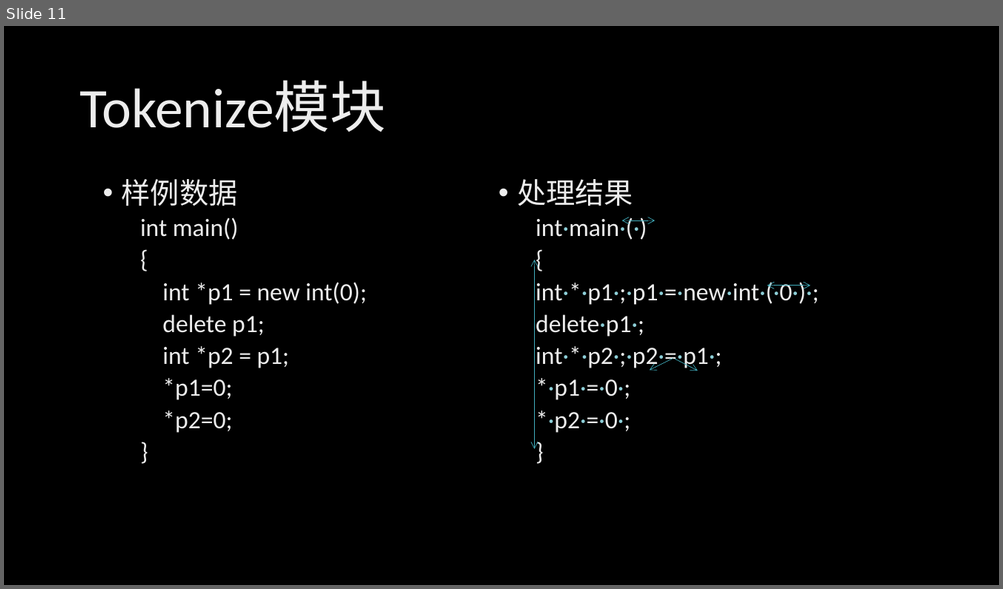
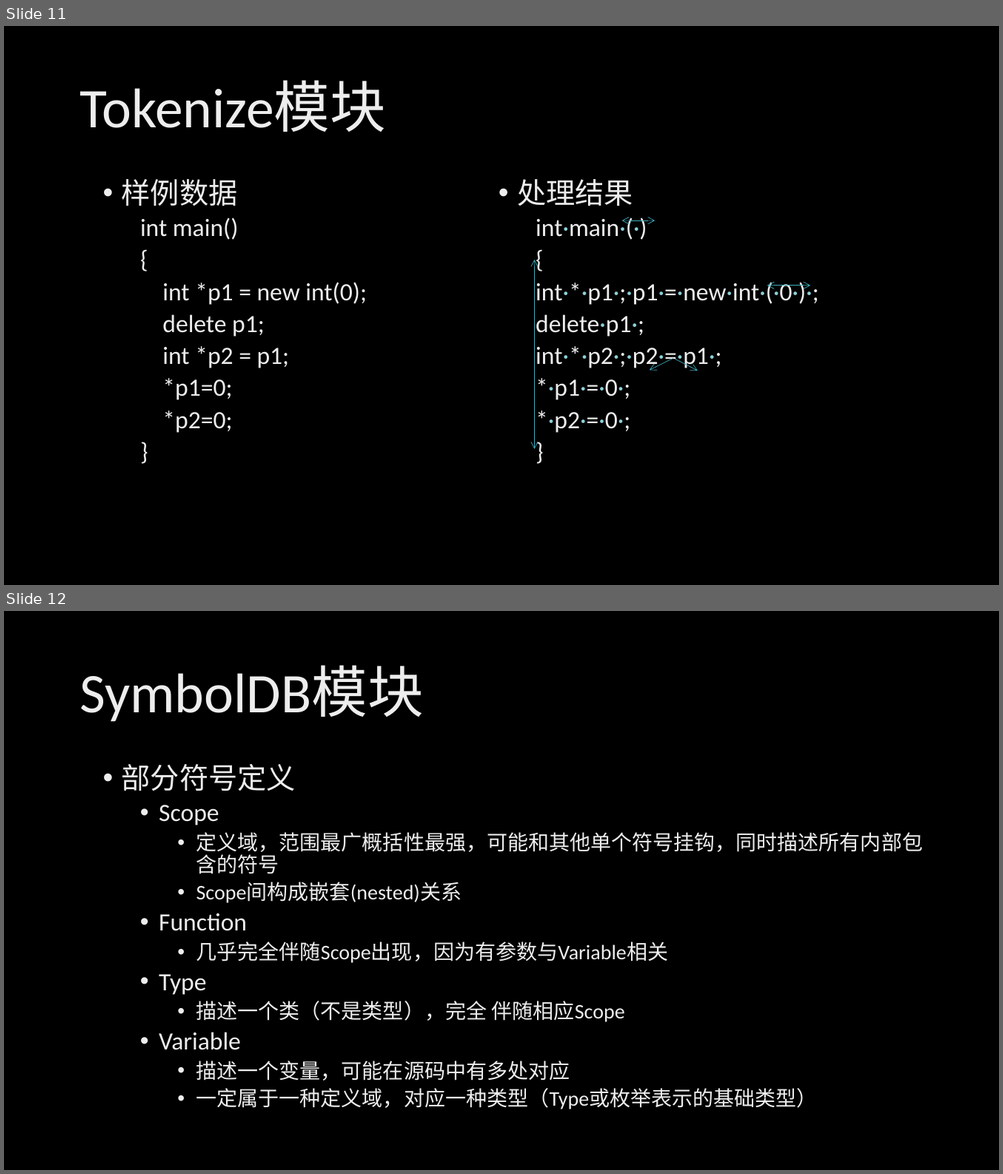
Before and after one commit to HSCppcheck/Cppcheck, a slide deck: 样例测试结果_2.pptx. Shown one above the other, each under a label of ours: slide 11 before the commit, slides 11 and 12 after it. The pictures are 1003x589 and 1003x1174 pixels, drawn with LibreOffice and Linux fonts; fonts in the diff are those of the drawing; background and template pictures are left out. Boxes give left, top, right and bottom in pixels: in the first picture for what was removed or moved away, otherwise in the second. Text is boxed around its words. In the diff, an @@ line names an element or a change of style, - is before the commit and + after.

```diff
--- a/样例测试结果_2.pptx
+++ b/样例测试结果_2.pptx
@@ slide 12 added at (4,611,999,1170), background picture (left out) @@
@@ title added at (79,667,423,722), 54 pt, text gradient #BFBFBF to #EDEDED to #FFFFFF @@
+SymbolDB模块
@@ text added at (122,764,923,1110), 20 pt, text gradient #BFBFBF to #EDEDED to #FFFFFF @@
+• 部分符号定义
+  • Scope
+    • 定义域，范围最广概括性最强，可能和其他单个符号挂钩，同时描述所有内部包含的符号
+    • Scope间构成嵌套(nested)关系
+  • Function
+    • 几乎完全伴随Scope出现，因为有参数与Variable相关
+  • Type
+    • 描述一个类（不是类型），完全 伴随相应Scope
+  • Variable
+    • 描述一个变量，可能在源码中有多处对应
+    • 一定属于一种定义域，对应一种类型（Type或枚举表示的基础类型）
```
Also in this commit, not shown: 1 other slide added, 1 slide removed.
